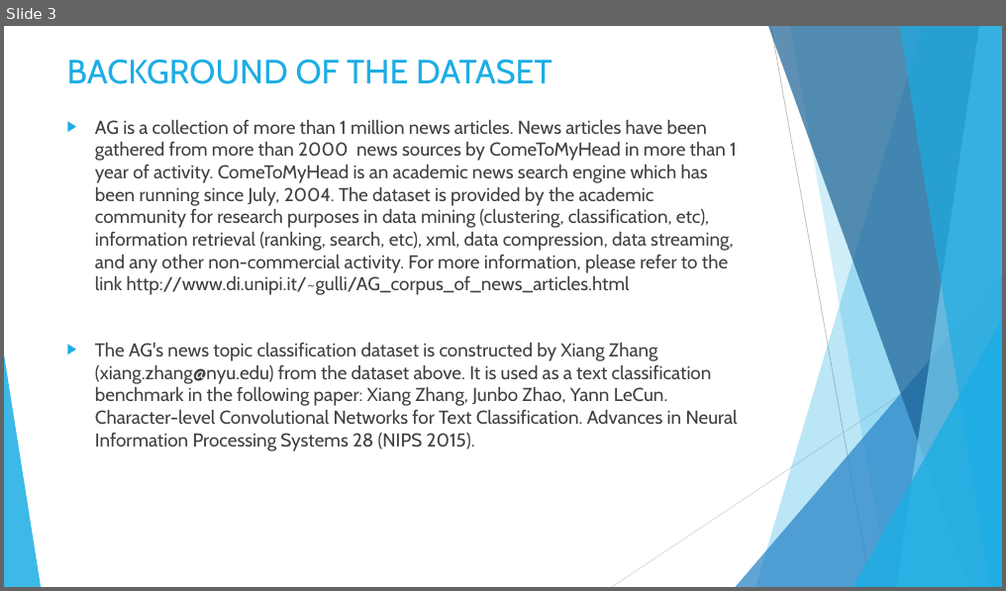
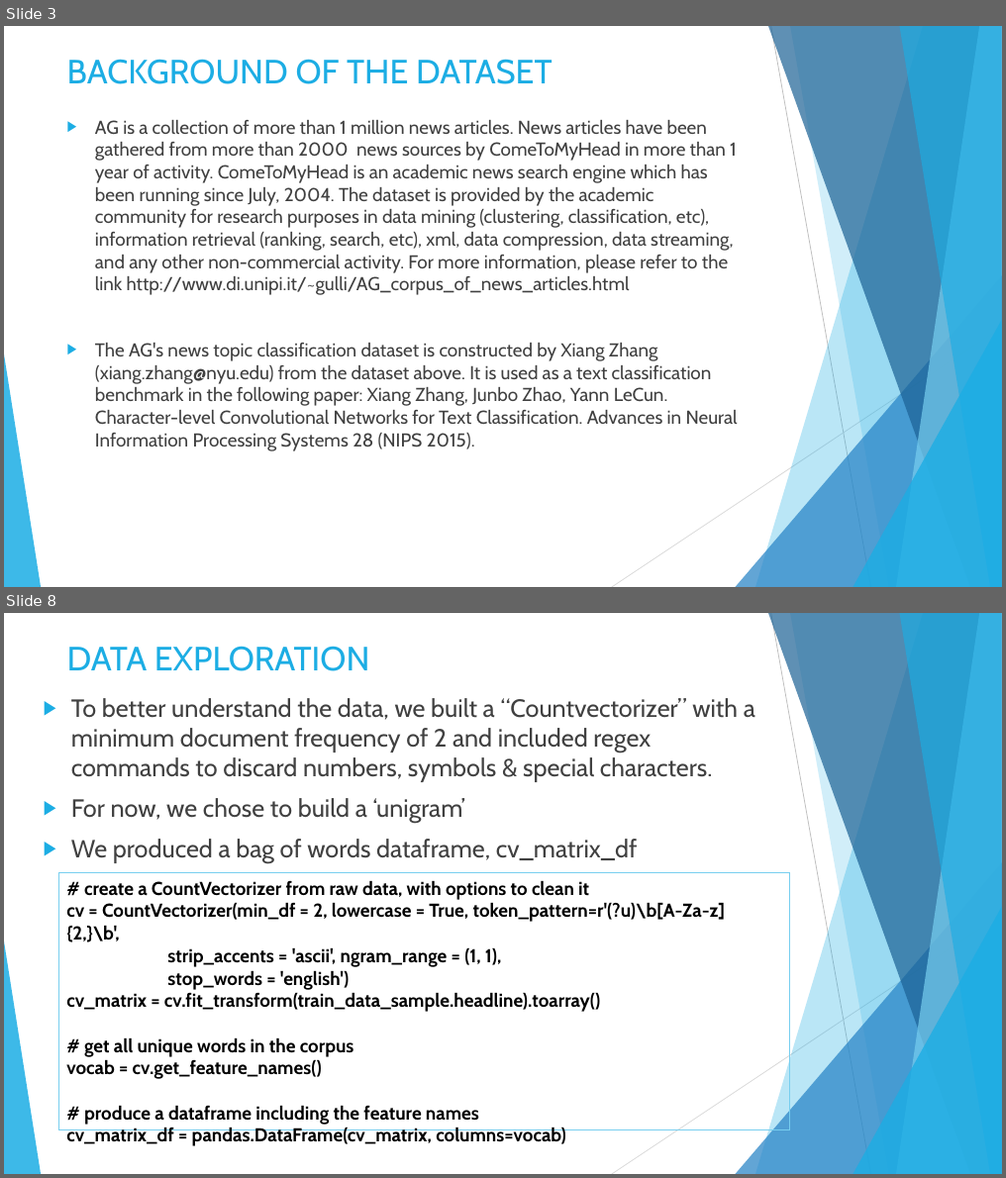
Before and after one commit to DataKnightsAI/Text-Classification-for-News-Summaries, a slide deck: CSML-1010-Group 20.pptx. Shown one above the other, each under a label of ours: slide 3 before the commit, slides 3 and 8 after it; the slides between them are not shown. The pictures are 1006x591 and 1006x1178 pixels, drawn with LibreOffice and Linux fonts; fonts in the diff are those of the drawing. Boxes give left, top, right and bottom in pixels: in the first picture for what was removed or moved away, otherwise in the second. Text is boxed around its words. In the diff, an @@ line names an element or a change of style, - is before the commit and + after.

```diff
--- a/CSML-1010-Group 20.pptx
+++ b/CSML-1010-Group 20.pptx
@@ slide 8 added at bbox=[4, 613, 1002, 1174], background #FFFFFF; not listed: 10 template elements that a slide beside it also shows @@
@@ title added at bbox=[67, 646, 370, 671], 32.4 pt, text #1CADE4 @@
+DATA EXPLORATION
@@ text added at bbox=[71, 698, 755, 863], 24 pt, text #404040 @@
+▶ To better understand the data, we built a “Countvectorizer” with a minimum document frequency of 2 and included regex commands to discard numbers, symbols & special characters.
+▶ For now, we chose to build a ‘unigram’
+▶ We produced a bag of words dataframe, cv_matrix_df
@@ rectangle added at bbox=[59, 873, 789, 1131], outline #77CEEF 0.75 pt, 18 pt, text #000000, bold @@
+# create a CountVectorizer from raw data, with options to clean it
+cv = CountVectorizer(min_df = 2, lowercase = True, token_pattern=r'(?u)\b[A-Za-z]{2,}\b',
+strip_accents = 'ascii', ngram_range = (1, 1),
+stop_words = 'english')
+cv_matrix = cv.fit_transform(train_data_sample.headline).toarray()
+# get all unique words in the corpus
+vocab = cv.get_feature_names()
+# produce a dataframe including the feature names
+cv_matrix_df = pandas.DataFrame(cv_matrix, columns=vocab)
```
Also in this commit, not shown: 1 slide changed, 7 other slides added, 6 other files.
